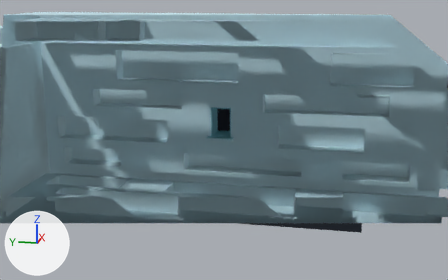
What one commit did to the FBX model Assets/Seyun/01 final/01 final.fbx.
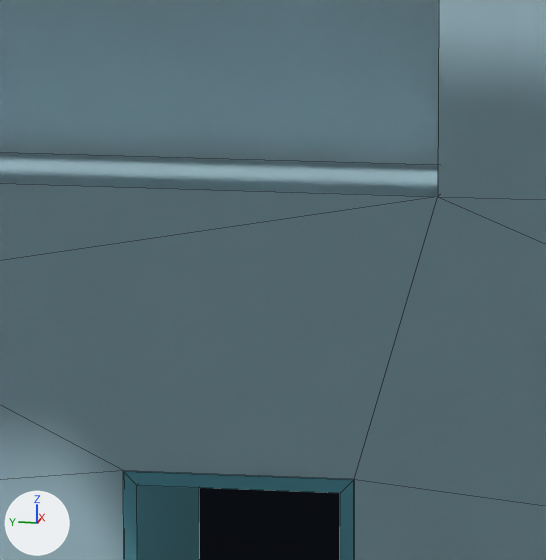
Each version appears first from a 50 mm camera at (-43.69, -9.2, 14.1) aimed at (5.41, 0.62, 1.82), and next in a close-up on the part from 45% to 55% of the width and 24% to 41% of the height. The lights are fixed; the arrows at lower left show +X, +Y and +Z. The close-ups show mesh edges as thin lines. Everything nearer to the camera than a plane just in front of the edit is cut away. Where no turn or scale is listed for an object, it has been applied to the vertices.

The scene before the commit, as lines of its bpy script (objects in view):
```python
me_mesh_020 = bpy.data.meshes.new('Mesh.020')
me_mesh_020.from_pydata(...)  # 32 vertices, 34 faces; spans x -3.5..10.7, y -12.0..10.6, z -0.2..17.2
me_mesh_020.materials.append(mat_05_box)
me_mesh_029 = bpy.data.meshes.new('Mesh.029')
me_mesh_029.from_pydata(...)  # 88 vertices, 122 faces; spans x -0.8..0.8, y -20.3..16.7, z -5.5..5.5
me_mesh_029.materials.append(mat_04_wall_left)
me_mesh_031 = bpy.data.meshes.new('Mesh.031')
me_mesh_031.from_pydata(...)  # 32 vertices, 34 faces; spans x -7.9..8.0, y -18.5..16.2, z -8.0..8.0
me_mesh_031.materials.append(mat_04_wall_out)
ob_04_wall_left = bpy.data.objects.new('04_wall_left', me_mesh_029)
ob_04_wall_left.location = (6.75, 0.066, 4.0)
ob_04_wall_out = bpy.data.objects.new('04_wall_out', me_mesh_031)
ob_04_wall_out.location = (0.0, 1.5, 4.0)
ob_05_box = bpy.data.objects.new('05_Box', me_mesh_020)
ob_05_box.location = (11.453, 1.0, -6.332)
# also in view: '05_Entrance' at (7.08, 1.0, 3.19)
```
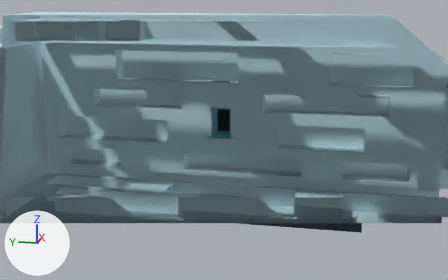
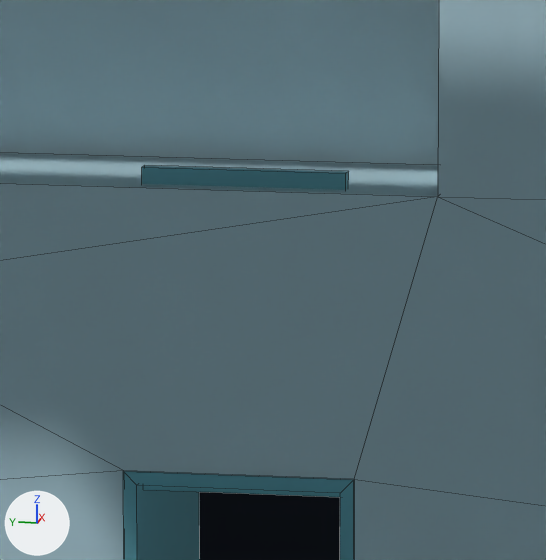
Changed parts and their boxes [x1, y1, x2, y2] in the close-ups (546 x 560 px):
'05_Entranace_Door', added: after [142, 165, 349, 497]

Diff of the bpy script that builds the scene:
```diff
--- a/Assets/Seyun/01 final/01 final.fbx.py
+++ b/Assets/Seyun/01 final/01 final.fbx.py
@@ img_05_entrance_door_png @@
+img_05_entrance_door_png = load_image('05-entrance-door.png', '_unpacked/05-entrance-door.png', 1024, 1024, 'sRGB')
@@ mat_05_entrance_door @@
+mat_05_entrance_door = bpy.data.materials.new('05 entrance door')
+# uses the picture img_05_entrance_door_png
@@ me_mesh_022_1 @@
+me_mesh_022_1.from_pydata(...)  # a box spanning x -0.05..0.05, y -0.75..0.75, z -1.16..1.2
+me_mesh_022_1.materials.append(mat_05_entrance_door)
@@ ob_05_entranace_door @@
+ob_05_entranace_door = bpy.data.objects.new('05_Entranace_Door', me_mesh_022_1)
+ob_05_entranace_door.location = (6.235, 1.0, 5.411)
```
